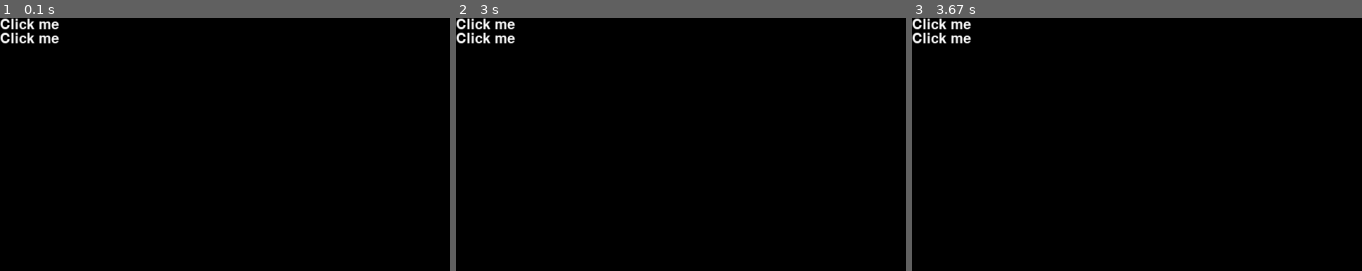
Above: before the commit, frames 1-3 (left to right).
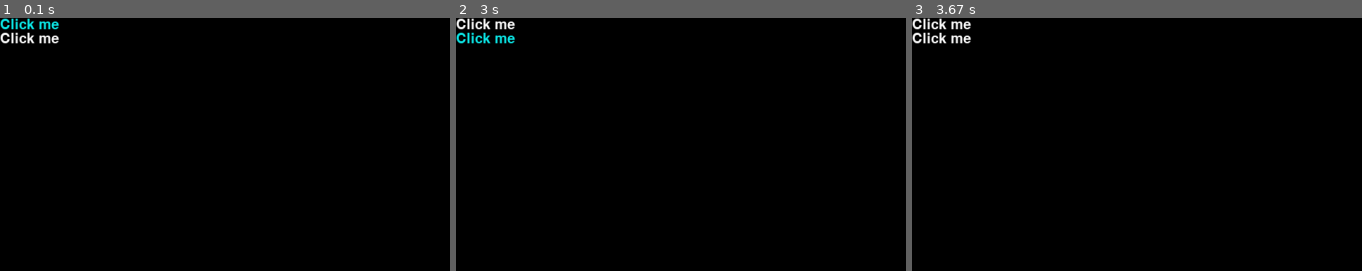
Above: after the commit, the same moments.

Repository: cubewhy/pyvn
Game: pygame game, started from main.py
Same seed, same stepped clock (60 frames per second), same inputs: the game is played once before the commit and once after it.
Inputs (mouse positions are % of the whole screen's width and height, from its top left):
- Up to frame 1 (0.1 s): no input
- Up to frame 2 (3 s): click (50, 50) at 0.38 s; click "Click me" at 1.72 s; click (52, 16) at 2.05 s; click "Click me" at 2.88 s
- Up to frame 3 (3.67 s): click (36, 29) at 3.22 s
The pictures show only the part of the screen within x 0-50%, y 0-50%; the shares and areas given below are measured in that part.

The runs differ from the first frame. In frame 1, 0.3% of the frame differs, in the area x 0-14%, y 0-5%; in frame 2, 0.3%; in frame 3, nothing differs.

Commit message:
feat: handle mouse hover event

Diff:
--- a/pyvn/__init__.py
+++ b/pyvn/__init__.py
@@ -3,7 +3,7 @@
 import pygame
 
 from pyvn.events.bus import EventBus
-from pyvn.events.mouse import MouseEvent
+from pyvn.events.mouse import MouseEvent, MouseMoveEvent
 from pyvn.ui import GameUi
 
 
@@ -17,9 +17,11 @@
 
 def process_mouse_events(eventbus: EventBus, internal_state: InternalState):
     mouse_pos = pygame.mouse.get_pos()
+    mouse_event = MouseEvent(mouse_pos[0], mouse_pos[1])
+    eventbus.trigger_event(mouse_event)
     if internal_state.last_mouse_pos != mouse_pos:
         # mouse pos changed, trigger the event
-        eventbus.trigger_event(MouseEvent(mouse_pos[0], mouse_pos[1]))
+        eventbus.trigger_event(MouseMoveEvent(mouse_event))
     internal_state.last_mouse_pos = mouse_pos
 
 
@@ -49,7 +51,6 @@
             if event.type == pygame.QUIT:
                 running = False
 
-        process_mouse_events(eventbus, internal_state)
 
         # do render
         # 0x[r][g][b]
@@ -57,6 +58,11 @@
         # call the render logic here
         game_loop(ui, state)
 
+        # Pre render
+        ui.pre_render()
+
+        process_mouse_events(eventbus, internal_state)
+
         # Finally let GameUi to render the components
         ui.render()
 
--- a/pyvn/components/__init__.py
+++ b/pyvn/components/__init__.py
@@ -4,6 +4,7 @@
 
 import pygame
 
+from pyvn.events.mouse import MouseOutEvent, MouseOverEvent
 from pyvn.renderers import Renderer
 
 
@@ -25,25 +26,39 @@
         # Same as css (top, right, bottom, right)
         self._padding = Padding()
 
+        self.x = 0
+        self.y = 0
+
+    def on_mouseover(self, event: MouseOverEvent) -> None:
+        pass
+
+    def on_mouseout(self, event: MouseOutEvent) -> None:
+        pass
+
     @abstractmethod
     def render(self, renderer: Renderer, position: (int, int)) -> None:
         pass
 
     @abstractmethod
-    def size(self) -> (int, int):
+    def get_size(self) -> (int, int):
         pass
 
-    def do_render(self, renderer: Renderer, position: (int, int)) -> None:
+    def get_position(self) -> (int, int):
+        return self.x, self.y
+
+    def set_position(self, pos: (int, int)):
+        self.x, self.y = pos
+
+    def do_render(self, renderer: Renderer) -> None:
         # apply padding to position
-        x, y = position
         position_with_padding = (
-            x + self._padding.left,
-            y + self._padding.top,
+            self.x + self._padding.left,
+            self.y + self._padding.top,
         )
         self.render(renderer, position_with_padding)
 
-    def size_with_padding(self) -> (int, int):
-        width, height = self.size()
+    def get_size_with_padding(self) -> (int, int):
+        width, height = self.get_size()
         # add padding to size
         return (
             self._padding.left + width + self._padding.right,  # width
--- a/pyvn/components/button.py
+++ b/pyvn/components/button.py
@@ -1,5 +1,6 @@
 from typing import Self
 
+from pyvn.events.mouse import MouseOutEvent, MouseOverEvent
 from pyvn.renderers import Renderer
 from pyvn.components import Component
 
@@ -7,18 +8,28 @@
 class Button(Component):
     def __init__(self, text: str = "") -> None:
         super().__init__()
-        self.text = text
+        self._text = text
+        self._text_color = (255, 255, 255)
+        self._clicked = False
 
     def render(self, renderer: Renderer, position: (int, int)) -> None:
-        renderer.render_text(position, self.text, self.font)
+        renderer.render_text(position, self._text, self.font, self._text_color)
 
-    def size(self) -> (int, int):
-        return self.font.size(self.text)
+    def get_size(self) -> (int, int):
+        return self.font.size(self._text)
 
     def text(self, text: str) -> Self:
-        self.text = text
+        self._text = text
         return self
 
+    def on_mouseover(self, event: MouseOverEvent) -> None:
+        self._text_color = (14, 237, 237)
+
+    def on_mouseout(self, event: MouseOutEvent) -> None:
+        self._text_color = (255, 255, 255)
+
     def is_clicked(self) -> bool:
-        # TODO: implment this when handle the event stream
+        if self._clicked:
+            self._clicked = False
+            return True
         return False
--- a/pyvn/events/bus.py
+++ b/pyvn/events/bus.py
@@ -17,6 +17,6 @@
     def remove_handler(self, handler: EventHandler) -> None:
         self.handlers.remove(handler)
 
-    def trigger_event(self, event: EventGeneric):
+    def trigger_event(self, event: EventGeneric) -> None:
         for handler in self.handlers:
             handler(event)
--- a/pyvn/events/mouse.py
+++ b/pyvn/events/mouse.py
@@ -6,3 +6,16 @@
 class MouseEvent(Event):
     mouse_x: int
     mouse_y: int
+
+@dataclass
+class MouseMoveEvent(Event):
+    mouse_event: MouseEvent
+
+
+@dataclass
+class MouseOverEvent(Event):
+    mouse_event: MouseEvent
+
+@dataclass
+class MouseOutEvent(Event):
+    mouse_event: MouseEvent
--- a/pyvn/layouts/__init__.py
+++ b/pyvn/layouts/__init__.py
@@ -1,9 +1,18 @@
 from abc import ABC, abstractmethod
 from typing import List, Self
 
+from pyvn import dataclass
 from pyvn.components import Component
 from pyvn.events.bus import EventGeneric
-from pyvn.events.mouse import MouseEvent
+from pyvn.events.mouse import MouseEvent, MouseOutEvent, MouseOverEvent
+
+
+@dataclass
+class Box:
+    x: int
+    y: int
+    width: int
+    height: int
 
 
 class Layout(ABC):
@@ -12,6 +21,7 @@
         self.parent_layout = parent_layout
         self.renderer = None
         self.components: List[Component] = []
+        self.hovered_components: List[Component] = []
 
     def add(self, component: Component) -> Component:
         self.components.append(component)
@@ -22,14 +32,32 @@
         pass
 
     def handle_event(self, event: EventGeneric) -> None:
-        # send events to components
         if isinstance(event, MouseEvent):
-            pass
+            mouse_pos = event.mouse_x, event.mouse_y
+            for component in self.components:
+                comp_x, comp_y = component.get_position()
+                comp_width, comp_height = component.get_size_with_padding()
+                box = Box(comp_x, comp_y, comp_width, comp_height)
+                if mouse_pos[0] > box.x and mouse_pos[0] < box.x + box.width:
+                    if mouse_pos[1] > box.y and mouse_pos[1] < box.y + box.height:
+                        # The rect was hovered
+                        if component not in self.hovered_components:
+                            component.on_mouseover(MouseOverEvent(event))
+                            self.hovered_components.append(component)
+                    else:
+                        # not hovered
+                        if component in self.hovered_components:
+                            component.on_mouseout(MouseOutEvent(event))
+                            self.hovered_components.remove(component)
+        # TODO: handle mouse click event
+
+    def apply_positions(self) -> None:
+        for component in self.components:
+            component.set_position(self.next_position())
 
     def render(self) -> None:
         if self.renderer is None:
             # No renderer found
             return
         for component in self.components:
-            pos = self.next_position()
-            component.do_render(self.renderer, pos)
+            component.do_render(self.renderer)
--- a/pyvn/layouts/vertical.py
+++ b/pyvn/layouts/vertical.py
@@ -13,7 +13,7 @@
     def next_position(self) -> (int, int):
         x, y = deepcopy(self._next_position)
         component = self.components[self.counter]
-        next_width, next_height = component.size_with_padding()
+        next_width, next_height = component.get_size_with_padding()
         self._next_position[1] += next_height
         self.counter += 1
 
--- a/pyvn/ui.py
+++ b/pyvn/ui.py
@@ -3,7 +3,6 @@
 
 from pyvn.events.bus import EventBus
 from pyvn.layouts import Layout
-from pyvn.layouts.vertical import VerticalLayout
 from pyvn.renderers.pygame_renderer import PygameRenderer
 
 
@@ -16,7 +15,7 @@
         self.surface = surface
         self.base_layout: Layout = None
         self.eventbus = EventBus()
-        self.set_base_layout(VerticalLayout())
+        # self.set_base_layout(VerticalLayout())
 
     def get_eventbus(self) -> EventBus:
         return self.eventbus
@@ -34,6 +33,10 @@
         self.eventbus.add_handler(layout.handle_event)
         return layout
 
+    def pre_render(self) -> None:
+        if self.base_layout is not None:
+            self.base_layout.apply_positions()
+
     def render(self) -> None:
         if self.base_layout is not None:
             self.base_layout.render()
